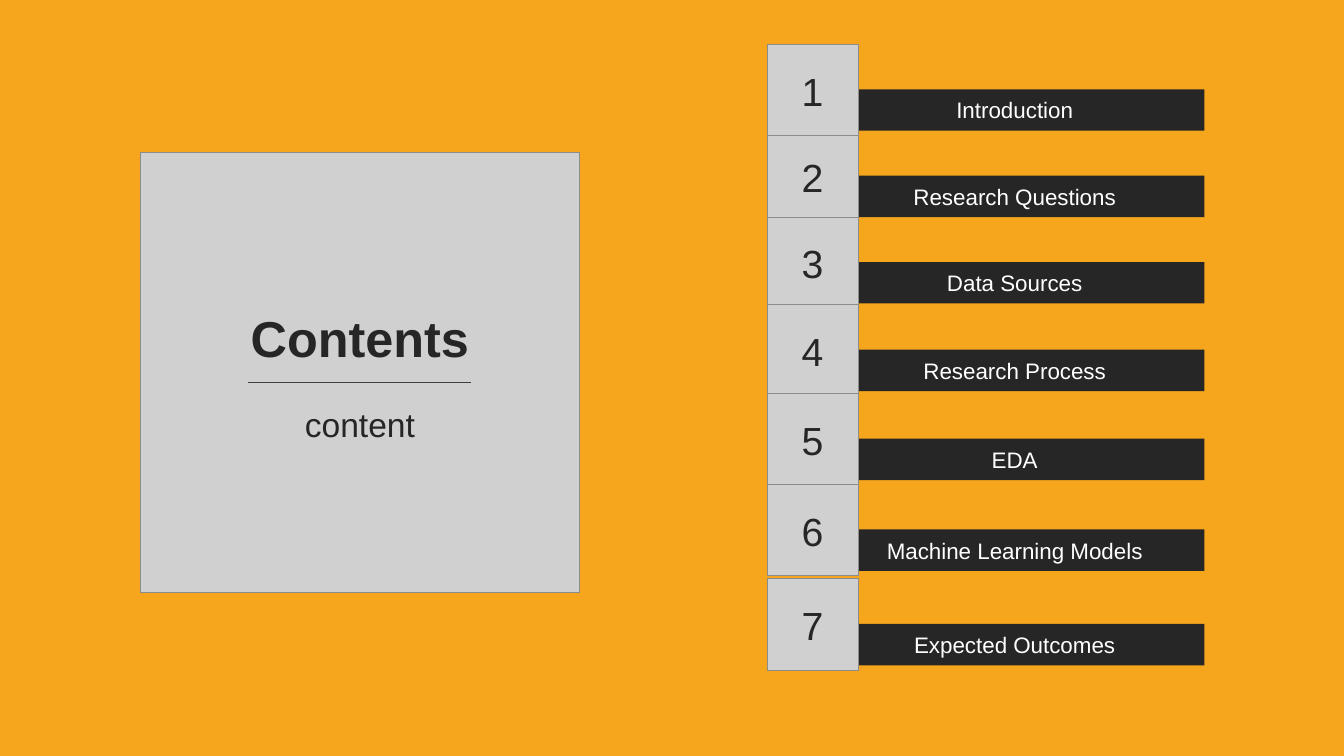
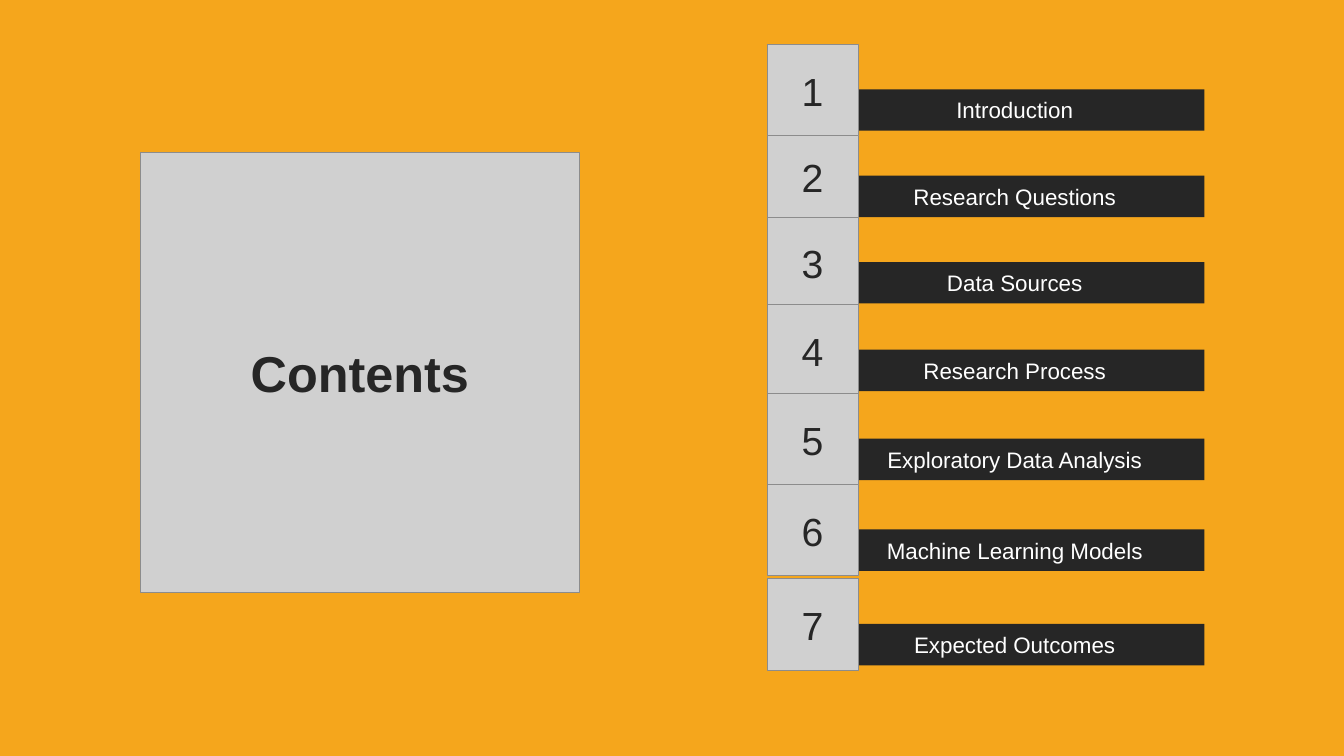
Before and after one commit to DATA-606-SPRING-2022/Jin_DATA606, a slide deck: slide 2 of presentation/Project_Presentation_EDA_v1.1.pptx. Drawn at 1344x756 pixels with LibreOffice and Linux fonts; fonts in the diff are those of the drawing; grey boxes stand for pictures. Boxes give left, top, right and bottom in pixels: in the first picture for what was removed or moved away, otherwise in the second. Text is boxed around its words. In the diff, an @@ line names an element or a change of style, - is before the commit and + after.

```diff
--- a/presentation/Project_Presentation_EDA_v1.1.pptx
+++ b/presentation/Project_Presentation_EDA_v1.1.pptx
@@ text "Contents": place and size @@
-text "Contents" at [251, 322, 469, 358]
+text "Contents" at [251, 357, 469, 393]
@@ line removed from (248, 383) to (472, 383) @@
@@ text removed at [305, 415, 415, 438] @@
-content
@@ text in rectangle at [887, 451, 1142, 473]: text changed @@
-EDA
+Exploratory Data Analysis
```
Also in this commit, not shown: 4 other slides changed, 9 slides added, 4 slides removed.
